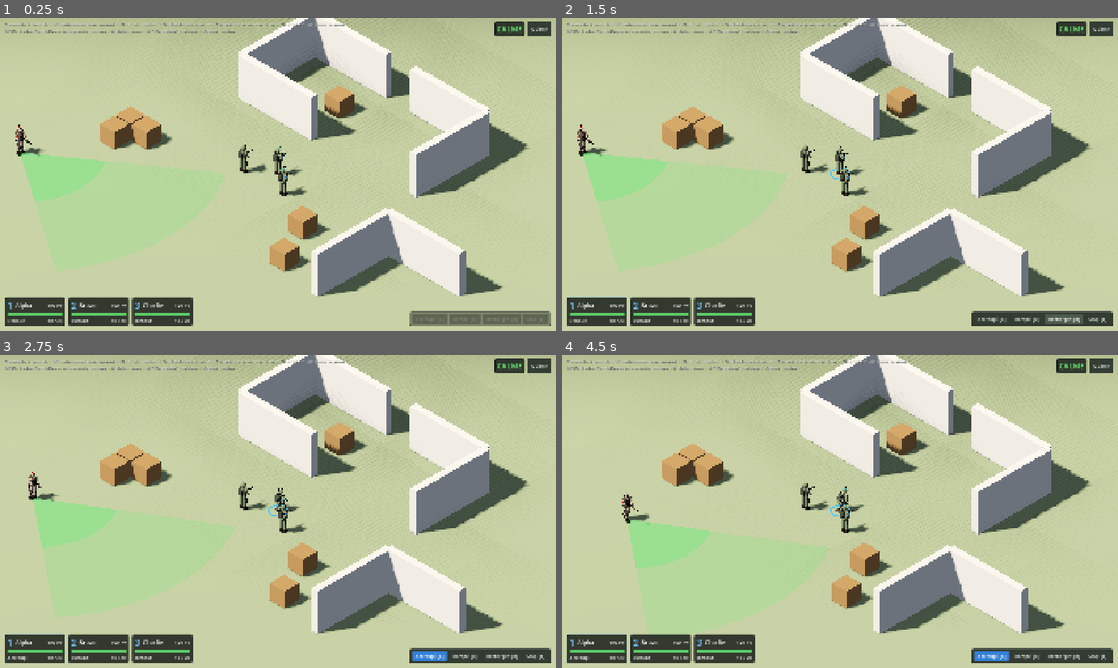
Above: before the commit, frames 1-4 (two rows, left to right).
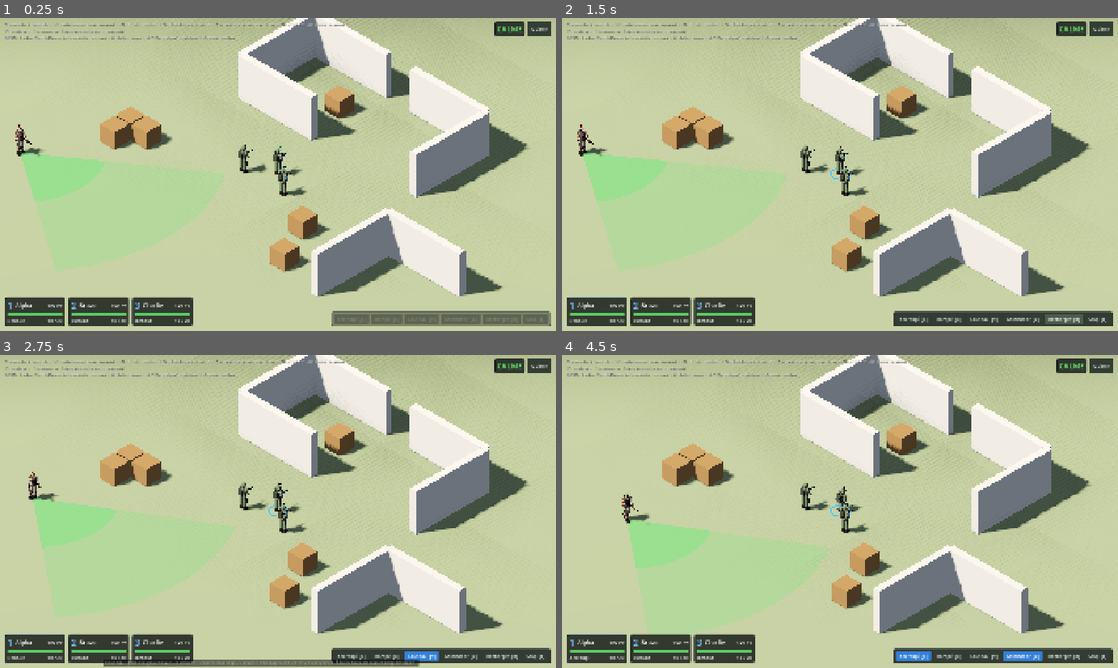
Above: after the commit, the same moments.

Repository: HackTechDev/Commando
Game: Godot game, scene res://scenes/levels/sandbox/sandbox.tscn
The game is run twice, just before and just after one commit, with the same random seed, the same clock (stepped at 60 frames per second) and the same inputs.
Inputs (mouse positions are in pixels of both pictures, inside the frame that each line leads up to):
- Up to frame 1 (0.25 s): no input
- Up to frame 2 (1.5 s): tap Enter at 0.5 s; drag from (595, 312) to (895, 105) at 0.52 s; click "Recharger [R]" at 1.25 s
- Up to frame 3 (2.75 s): click (422, 655) at 2 s, where only the run after the commit has a clickable "Couteau [V]"
- Up to frame 4 (4.5 s): click "Stop [F]" at 2.75 s; click (1023, 655) at 3.5 s, where only the run after the commit has a clickable "Assommer [B]"; click "Accroupi [C]" at 4.25 s

The runs differ from the first frame. In frame 1, 1.1% of the frame differs, in the area x 0-81%, y 3-99%; in frame 2, 1.2%; in frame 3, 2.4%, in the area x 0-86%, y 3-100%; in frame 4, 1.5%.

Commit message:
Élimination silencieuse : couteau et assommer
Action ciblée (V / B ou boutons) puis clic gauche sur un ennemi :
l'opérateur sélectionné le plus proche s'approche et frappe. Le couteau
tue sans alerte ; assommer met l'ennemi au sol 25 s, puis il se réveille
en alerte. Animation de frappe, état STUNNED côté ennemi, et une unité
retirée de la scène quitte désormais la sélection.

Co-Authored-By: Claude Opus 5.5 <noreply@anthropic.com>

Diff:
--- a/project.godot
+++ b/project.godot
@@ -104,6 +104,16 @@
 "events": [Object(InputEventKey,"resource_local_to_scene":false,"resource_name":"","device":-1,"window_id":0,"alt_press …(190 unchanged characters)…
 ]
 }
+action_knife={
+"deadzone": 0.5,
+"events": [Object(InputEventKey,"resource_local_to_scene":false,"resource_name":"","device":-1,"window_id":0,"alt_pressed":false,"shift_pressed":false,"ctrl_pressed":false,"meta_pressed":false,"pressed":false,"keycode":0,"physical_keycode":86,"key_label":0,"unicode":0,"location":0,"echo":false,"script":null)
+]
+}
+action_knockout={
+"deadzone": 0.5,
+"events": [Object(InputEventKey,"resource_local_to_scene":false,"resource_name":"","device":-1,"window_id":0,"alt_pressed":false,"shift_pressed":false,"ctrl_pressed":false,"meta_pressed":false,"pressed":false,"keycode":0,"physical_keycode":66,"key_label":0,"unicode":0,"location":0,"echo":false,"script":null)
+]
+}
 reload={
 "deadzone": 0.5,
 "events": [Object(InputEventKey,"resource_local_to_scene":false,"resource_name":"","device":-1,"window_id":0,"alt_press …(190 unchanged characters)…
--- a/scenes/ui/hud.tscn
+++ b/scenes/ui/hud.tscn
@@ -25,10 +25,11 @@
 offset_left = 16.0
 offset_top = 12.0
 offset_right = 900.0
-offset_bottom = 80.0
+offset_bottom = 100.0
 theme_override_colors/font_shadow_color = Color(0, 0, 0, 0.8)
 theme_override_font_sizes/font_size = 14
 text = "Clic gauche / rectangle / 1-3 : sélectionner (Maj : ajouter)  •  Clic droit : marcher  •  Double clic droit : courir  •  Clic droit sur un ennemi : tirer  •  Clic droit sur une caisse : grimper
+V : couteau  •  B : assommer  (puis clic gauche sur un ennemi)
 ZQSD / flèches / bord d'écran / clic molette : caméra  •  Molette : zoom  •  A / E (maintenir) : rotation  •  Origine : centrer"
 
 [node name="TopRight" type="HBoxContainer" parent="PlayerController"]
@@ -111,6 +112,22 @@
 toggle_mode = true
 text = "Rampé  [X]"
 
+[node name="Knife" type="Button" parent="PlayerController/ActionBar/Buttons"]
+unique_name_in_owner = true
+layout_mode = 2
+focus_mode = 0
+tooltip_text = "Couteau : puis clic gauche sur un ennemi. L'opérateur le plus proche s'en approche et le tue sans bruit. À faire hors de son champ de vision."
+toggle_mode = true
+text = "Couteau  [V]"
+
+[node name="Knockout" type="Button" parent="PlayerController/ActionBar/Buttons"]
+unique_name_in_owner = true
+layout_mode = 2
+focus_mode = 0
+tooltip_text = "Assommer : puis clic gauche sur un ennemi. Il reste inconscient 25 s, puis se réveille et donne l'alerte."
+toggle_mode = true
+text = "Assommer  [B]"
+
 [node name="Reload" type="Button" parent="PlayerController/ActionBar/Buttons"]
 unique_name_in_owner = true
 layout_mode = 2
--- a/scripts/autoload/selection_manager.gd
+++ b/scripts/autoload/selection_manager.gd
@@ -53,6 +53,18 @@
 		unit.attack(enemy, run)
 
 
+## Confie l'élimination au corps à corps de `enemy` à l'unité sélectionnée
+## la plus proche qui peut s'en charger. Renvoie faux si aucune ne le peut.
+func order_melee(enemy: Enemy, kind: Commando.MeleeKind, run: bool = false) -> bool:
+	var candidates: Array[Commando] = selected.duplicate()
+	candidates.sort_custom(func(a: Commando, b: Commando) -> bool:
+		return a.global_position.distance_squared_to(enemy.global_position) < b.global_position.distance_squared_to(enemy.global_position))
+	for unit in candidates:
+		if unit.melee(enemy, kind, run):
+			return true
+	return false
+
+
 ## Fait grimper une unité sélectionnée sur `target` ; les autres unités au
 ## sol se regroupent autour.
 func order_climb(target: Climbable, run: bool) -> void:
--- a/scripts/enemies/enemy.gd
+++ b/scripts/enemies/enemy.gd
@@ -8,9 +8,11 @@
 ## - SUSPICIOUS : la jauge de détection monte, il s'arrête et regarde la cible ;
 ## - ALERT : cible repérée. Il la poursuit jusqu'à portée de tir et tire tant
 ##   qu'il la voit ; s'il la perd, il court à sa dernière position connue,
-##   y attend `alert_memory` secondes, puis reprend sa patrouille.
-
-enum State { PATROL, SUSPICIOUS, ALERT }
+##   y attend `alert_memory` secondes, puis reprend sa patrouille ;
+## - STUNNED : assommé, au sol, aveugle, pendant `stun_duration` secondes. Au
+##   réveil, il passe en alerte sur place, puis reprend sa patrouille.
+
+enum State { PATROL, SUSPICIOUS, ALERT, STUNNED }
 
 signal state_changed(state: State)
 
@@ -22,6 +24,12 @@
 ## considérée comme bloquée et fait un pas de côté.
 const BLOCKED_RATIO := 0.4
 const SIDESTEP_RATIO := 0.7
+## Couche physique d'un ennemi actif (« Ennemis ») et d'un ennemi assommé
+## (« Interactables ») : assommé, il ne bloque plus le passage mais reste ciblable.
+const LAYER_ACTIVE := 0b1000
+const LAYER_DOWN := 0b10000
+const GAUGE_HEIGHT := 2.3
+const GAUGE_HEIGHT_DOWN := 1.0
 
 var state: State = State.PATROL
 var is_dead: bool = false
@@ -36,6 +44,7 @@
 var _memory_left: float = 0.0
 var _chase_arrived: bool = false
 var _fire_cooldown: float = 0.0
+var _stun_left: float = 0.0
 var _vertical_velocity: float = 0.0
 var _wants_to_move: bool = false
 var _desired_velocity: Vector3
@@ -45,6 +54,7 @@
 @onready var _model: SoldierModel = $SoldierModel
 @onready var _vision: VisionComponent = $VisionComponent
 @onready var _gauge: Node3D = $Gauge
+@onready var _gauge_back: MeshInstance3D = $Gauge/Back
 @onready var _gauge_fill: MeshInstance3D = $Gauge/Fill
 @onready var _mark: Label3D = $Gauge/Mark
 @onready var health: HealthComponent = $HealthComponent
@@ -64,6 +74,11 @@
 
 func _physics_process(delta: float) -> void:
 	if is_dead:
+		return
+	if state == State.STUNNED:
+		_stun_left -= delta
+		if _stun_left <= 0.0:
+			_wake_up()
 		return
 	_update_detection(delta)
 	_update_state()
@@ -111,13 +126,64 @@
 	if is_dead:
 		return
 	health.take_damage(amount)
-	if is_dead:
+	# Un soldat inconscient ne réagit pas.
+	if is_dead or state == State.STUNNED:
 		return
 	detection = 1.0
 	if _target == null:
 		_last_seen = from
 		_memory_left = stats.alert_memory
 		_chase_arrived = false
+
+
+## Vrai si l'ennemi est assommé.
+func is_stunned() -> bool:
+	return state == State.STUNNED
+
+
+## Élimination silencieuse (couteau) : mort immédiate, sans alerte.
+func kill_silently() -> void:
+	if is_dead:
+		return
+	health.take_damage(health.health)
+
+
+## Assomme l'ennemi : il tombe et reste inconscient `stun_duration` secondes.
+## Assommer un ennemi déjà inconscient prolonge sa perte de connaissance.
+func knock_out() -> void:
+	if is_dead:
+		return
+	_stun_left = stats.stun_duration
+	if state == State.STUNNED:
+		return
+	state = State.STUNNED
+	detection = 0.0
+	_target = null
+	velocity = Vector3.ZERO
+	collision_layer = LAYER_DOWN
+	_agent.avoidance_enabled = false
+	_model.is_dead = true
+	_model.move_ratio = 0.0
+	_vision.visible = false
+	_vision.set_physics_process(false)
+	_update_feedback()
+	state_changed.emit(state)
+	GameState.refresh_alert()
+
+
+## Fin de la perte de connaissance : il se relève et donne l'alerte sur place.
+func _wake_up() -> void:
+	collision_layer = LAYER_ACTIVE
+	_agent.avoidance_enabled = true
+	_model.is_dead = false
+	_vision.visible = true
+	_vision.set_physics_process(true)
+	state = State.PATROL
+	detection = 1.0
+	_last_seen = global_position
+	_memory_left = stats.alert_memory
+	_update_state()
+	_update_feedback()
 
 
 func _on_died() -> void:
@@ -278,6 +344,17 @@
 
 
 func _update_feedback() -> void:
+	if state == State.STUNNED:
+		_gauge.visible = true
+		_gauge.position.y = GAUGE_HEIGHT_DOWN
+		_gauge_back.visible = false
+		_gauge_fill.visible = false
+		_mark.text = "z z"
+		_mark.modulate = Color(0.6, 0.8, 1.0)
+		return
+	_gauge.position.y = GAUGE_HEIGHT
+	_gauge_back.visible = true
+	_gauge_fill.visible = true
 	var color := _vision.calm_color
 	if state == State.ALERT:
 		color = _vision.alert_color
--- a/scripts/resources/enemy_stats.gd
+++ b/scripts/resources/enemy_stats.gd
@@ -28,5 +28,7 @@
 ## Probabilité de toucher à bout portant et à portée maximale.
 @export_range(0.0, 1.0) var hit_chance_near: float = 0.85
 @export_range(0.0, 1.0) var hit_chance_far: float = 0.35
+## Durée pendant laquelle un soldat assommé reste inconscient, en secondes.
+@export var stun_duration: float = 25.0
 ## Rayon du bruit d'un coup de feu.
 @export var gunshot_noise_radius: float = 30.0
--- a/scripts/resources/unit_stats.gd
+++ b/scripts/resources/unit_stats.gd
@@ -12,6 +12,12 @@
 @export var climb_time: float = 1.4
 ## Durée pour en redescendre, en secondes.
 @export var descend_time: float = 1.0
+
+@export_group("Corps à corps")
+## Durée d'une attaque au couteau ou d'un coup pour assommer, en secondes.
+@export var melee_time: float = 0.6
+## Rayon du bruit d'une élimination au corps à corps.
+@export var melee_noise_radius: float = 1.5
 
 @export_group("Arme")
 ## Portée de tir maximale.
--- a/scripts/ui/hud.gd
+++ b/scripts/ui/hud.gd
@@ -8,9 +8,12 @@
 @onready var _action_bar: Control = %ActionBar
 @onready var _crouch: Button = %Crouch
 @onready var _prone: Button = %Prone
+@onready var _knife: Button = %Knife
+@onready var _knockout: Button = %Knockout
 @onready var _reload: Button = %Reload
 @onready var _stop: Button = %Stop
 @onready var _quit: Button = %Quit
+@onready var _controller: PlayerController = $PlayerController
 
 
 func _ready() -> void:
@@ -27,6 +30,9 @@
 
 	_crouch.pressed.connect(func() -> void: SelectionManager.toggle_posture(SoldierModel.Posture.CROUCHED))
 	_prone.pressed.connect(func() -> void: SelectionManager.toggle_posture(SoldierModel.Posture.PRONE))
+	_knife.pressed.connect(_controller.toggle_pending_action.bind(PlayerController.ACTION_KNIFE))
+	_knockout.pressed.connect(_controller.toggle_pending_action.bind(PlayerController.ACTION_KNOCKOUT))
+	_controller.pending_action_changed.connect(func(_action: StringName) -> void: _refresh_actions())
 	_reload.pressed.connect(SelectionManager.reload)
 	_stop.pressed.connect(SelectionManager.stop)
 	_quit.pressed.connect(func() -> void: get_tree().quit())
@@ -38,8 +44,10 @@
 func _refresh_actions() -> void:
 	var selected := SelectionManager.selected
 	var empty := selected.is_empty()
-	for button: Button in [_crouch, _prone, _reload, _stop]:
+	for button: Button in [_crouch, _prone, _knife, _knockout, _reload, _stop]:
 		button.disabled = empty
 	_action_bar.modulate.a = 0.5 if empty else 1.0
 	_crouch.set_pressed_no_signal(not empty and selected.all(func(unit: Commando) -> bool: return unit.posture == SoldierModel.Posture.CROUCHED))
 	_prone.set_pressed_no_signal(not empty and selected.all(func(unit: Commando) -> bool: return unit.posture == SoldierModel.Posture.PRONE))
+	_knife.set_pressed_no_signal(_controller.pending_action == PlayerController.ACTION_KNIFE)
+	_knockout.set_pressed_no_signal(_controller.pending_action == PlayerController.ACTION_KNOCKOUT)
--- a/scripts/ui/player_controller.gd
+++ b/scripts/ui/player_controller.gd
@@ -2,12 +2,23 @@
 extends Control
 ## Entrées du joueur : sélection (clic, rectangle, touches), ordres de
 ## déplacement, d'attaque et postures. Dessine aussi le rectangle de sélection.
+##
+## Actions ciblées (couteau, assommer) : la touche ou le bouton arme l'action,
+## puis un clic gauche sur un ennemi la confie à l'opérateur sélectionné le plus
+## proche. Un clic droit, ou un clic ailleurs que sur un ennemi, l'annule.
+
+signal pending_action_changed(action: StringName)
+
+const ACTION_NONE := &""
+const ACTION_KNIFE := &"knife"
+const ACTION_KNOCKOUT := &"knockout"
 
 const DRAG_THRESHOLD := 6.0
 const RAY_LENGTH := 500.0
 const MASK_GROUND := 0b011
 const MASK_COMMANDOS := 0b100
-const MASK_ENEMIES := 0b1000
+## Ennemis actifs (couche 4) et assommés (couche 5).
+const MASK_ENEMIES := 0b11000
 
 @export var box_fill := Color(0.2, 0.6, 1.0, 0.15)
 @export var box_border := Color(0.3, 0.7, 1.0, 0.9)
@@ -15,12 +26,51 @@
 @export var marker_color := Color(0.3, 0.9, 0.4)
 @export var marker_run_color := Color(1.0, 0.75, 0.2)
 @export var marker_attack_color := Color(1.0, 0.25, 0.2)
+@export var marker_melee_color := Color(0.75, 0.4, 1.0)
+
+## Action ciblée en attente d'un clic sur un ennemi (`ACTION_NONE` sinon).
+var pending_action: StringName = ACTION_NONE
 
 var _dragging: bool = false
 var _drag_start: Vector2
 var _drag_end: Vector2
 
+
+func _ready() -> void:
+	SelectionManager.selection_changed.connect(func(units: Array[Commando]) -> void:
+		if units.is_empty():
+			cancel_pending_action())
+
+
+## Arme l'action ciblée `action`, ou la désarme si elle l'était déjà.
+func toggle_pending_action(action: StringName) -> void:
+	if action == pending_action or SelectionManager.selected.is_empty():
+		cancel_pending_action()
+		return
+	pending_action = action
+	Input.set_default_cursor_shape(Input.CURSOR_CROSS)
+	pending_action_changed.emit(pending_action)
+
+
+## Désarme l'action ciblée en cours.
+func cancel_pending_action() -> void:
+	if pending_action == ACTION_NONE:
+		return
+	pending_action = ACTION_NONE
+	Input.set_default_cursor_shape(Input.CURSOR_ARROW)
+	pending_action_changed.emit(pending_action)
+
+
 func _unhandled_input(event: InputEvent) -> void:
+	if pending_action != ACTION_NONE and event is InputEventMouseButton:
+		if event.is_action_pressed(&"select"):
+			_use_pending_action((event as InputEventMouseButton).position)
+			get_viewport().set_input_as_handled()
+			return
+		if event.is_action_pressed(&"order"):
+			cancel_pending_action()
+			get_viewport().set_input_as_handled()
+			return
 	if event is InputEventMouseButton:
 		var button := event as InputEventMouseButton
 		if event.is_action_pressed(&"select"):
@@ -40,6 +90,10 @@
 		SelectionManager.toggle_posture(SoldierModel.Posture.CROUCHED)
 	elif event.is_action_pressed(&"posture_prone"):
 		SelectionManager.toggle_posture(SoldierModel.Posture.PRONE)
+	elif event.is_action_pressed(&"action_knife"):
+		toggle_pending_action(ACTION_KNIFE)
+	elif event.is_action_pressed(&"action_knockout"):
+		toggle_pending_action(ACTION_KNOCKOUT)
 	elif event.is_action_pressed(&"reload"):
 		SelectionManager.reload()
 	elif event.is_action_pressed(&"stop"):
@@ -116,6 +170,16 @@
 	target.y = 0.0
 	SelectionManager.order_move(target, run)
 	_spawn_marker(target, marker_run_color if run else marker_color)
+
+
+func _use_pending_action(screen_position: Vector2) -> void:
+	var hit := _raycast(screen_position, MASK_ENEMIES)
+	if hit.has("collider") and hit["collider"] is Enemy:
+		var enemy := hit["collider"] as Enemy
+		var kind := Commando.MeleeKind.KNIFE if pending_action == ACTION_KNIFE else Commando.MeleeKind.KNOCKOUT
+		if SelectionManager.order_melee(enemy, kind):
+			_spawn_marker(enemy.global_position, marker_melee_color)
+	cancel_pending_action()
 
 
 func _focus_camera() -> void:
--- a/scripts/units/commando.gd
+++ b/scripts/units/commando.gd
@@ -5,7 +5,15 @@
 signal selected_changed(is_selected: bool)
 signal posture_changed(posture: SoldierModel.Posture)
 
+enum MeleeKind { KNIFE, KNOCKOUT }
+
 const MASK_OCCLUDERS := 0b10
+## Distance (entre centres) à partir de laquelle une attaque au corps à corps est possible.
+const MELEE_RANGE := 1.3
+## Instant de l'attaque (0 à 1) où le coup porte.
+const STRIKE_HIT_TIME := 0.45
+## Marge tolérée si la cible s'éloigne pendant l'élan.
+const STRIKE_REACH_MARGIN := 0.4
 ## Évitement : en dessous de cette part de la vitesse voulue, l'unité est
 ## considérée comme bloquée et fait un pas de côté.
 const BLOCKED_RATIO := 0.4
@@ -49,6 +57,12 @@
 var _fire_cooldown: float = 0.0
 var _reload_left: float = 0.0
 var _climb_target: Climbable
+var _melee_target: Enemy
+var _melee_kind: MeleeKind = MeleeKind.KNIFE
+var _strike_target: Enemy
+var _strike_kind: MeleeKind = MeleeKind.KNIFE
+var _strike_left: float = 0.0
+var _strike_landed: bool = false
 var _climb_point: Vector3
 var _hopping: bool = false
 var _vertical_velocity: float = 0.0
@@ -73,6 +87,11 @@
 	_agent.velocity_computed.connect(_apply_velocity)
 
 
+func _exit_tree() -> void:
+	# Une unité retirée de la scène (changement de niveau…) quitte la sélection.
+	SelectionManager.remove(self)
+
+
 func _physics_process(delta: float) -> void:
 	_update_reload(delta)
 	if _hopping:
@@ -80,10 +99,14 @@
 	var horizontal := Vector3.ZERO
 	if is_dead:
 		pass
+	elif _strike_left > 0.0:
+		_update_strike(delta)
 	elif _climb_target:
 		horizontal = _approach_climb()
 		if horizontal != Vector3.ZERO:
 			_face(horizontal, delta)
+	elif _melee_target:
+		horizontal = _approach_melee(delta)
 	elif _attack_target:
 		horizontal = _attack(delta)
 	elif _has_order:
@@ -147,6 +170,7 @@
 	if is_dead or _hopping:
 		return
 	_climb_target = null
+	_melee_target = null
 	if perched_on:
 		_descend(target, move_to.bind(target, run))
 		return
@@ -163,6 +187,7 @@
 	if is_dead or _hopping or enemy == null or enemy.is_dead or not has_ammo():
 		return
 	_climb_target = null
+	_melee_target = null
 	_has_order = false
 	_running = run
 	_attack_target = enemy
@@ -191,6 +216,7 @@
 		return false
 	_has_order = false
 	_attack_target = null
+	_melee_target = null
 	_running = run
 	_climb_target = target
 	_climb_point = access["point"]
@@ -216,11 +242,36 @@
 	EventBus.unit_ammo_changed.emit(self)
 
 
-## Arrête le déplacement et l'attaque en cours.
+## Ordonne d'éliminer `enemy` au corps à corps : l'unité s'en approche (à la
+## vitesse de sa posture), puis frappe. Au couteau, l'ennemi est tué ; sinon il
+## est assommé. Renvoie faux si l'ordre est impossible.
+func melee(enemy: Enemy, kind: MeleeKind, run: bool = false) -> bool:
+	if is_dead or _hopping or enemy == null or enemy.is_dead:
+		return false
+	if kind == MeleeKind.KNOCKOUT and enemy.is_stunned():
+		return false
+	if perched_on:
+		return _descend(enemy.global_position, melee.bind(enemy, kind, run))
+	_has_order = false
+	_attack_target = null
+	_climb_target = null
+	_running = run
+	_melee_target = enemy
+	_melee_kind = kind
+	return true
+
+
+## Vrai pendant une attaque au corps à corps (élan et coup).
+func is_striking() -> bool:
+	return _strike_left > 0.0
+
+
+## Arrête le déplacement et l'attaque en cours (un coup déjà lancé va à son terme).
 func stop() -> void:
 	_has_order = false
 	_attack_target = null
 	_climb_target = null
+	_melee_target = null
 
 
 ## Bascule entre `new_posture` et debout.
@@ -374,6 +425,67 @@
 			done.call())
 
 
+## Approche de la cible du corps à corps ; frappe dès qu'elle est à portée.
+func _approach_melee(delta: float) -> Vector3:
+	var enemy := _melee_target
+	if not is_instance_valid(enemy) or enemy.is_dead or (_melee_kind == MeleeKind.KNOCKOUT and enemy.is_stunned()):
+		_melee_target = null
+		return Vector3.ZERO
+	var to_enemy := enemy.global_position - global_position
+	to_enemy.y = 0.0
+	if to_enemy.length() <= MELEE_RANGE:
+		_melee_target = null
+		_start_strike(enemy, _melee_kind)
+		return Vector3.ZERO
+	if _agent.target_position.distance_to(enemy.global_position) > 0.3:
+		_agent.target_position = enemy.global_position
+	if _agent.is_navigation_finished():
+		return Vector3.ZERO
+	return _follow_path(delta)
+
+
+func _start_strike(enemy: Enemy, kind: MeleeKind) -> void:
+	_strike_target = enemy
+	_strike_kind = kind
+	_strike_left = stats.melee_time
+	_strike_landed = false
+	# On ne frappe pas allongé : l'opérateur se met à genoux.
+	if posture == SoldierModel.Posture.PRONE:
+		posture = SoldierModel.Posture.CROUCHED
+	_model.strike_with_knife = kind == MeleeKind.KNIFE
+	_model.strike_progress = 0.0
+
+
+func _update_strike(delta: float) -> void:
+	_strike_left = maxf(_strike_left - delta, 0.0)
+	var progress := 1.0 - _strike_left / stats.melee_time
+	_model.strike_progress = progress
+	if is_instance_valid(_strike_target):
+		_face(_strike_target.global_position - global_position, delta)
+	if not _strike_landed and progress >= STRIKE_HIT_TIME:
+		_strike_landed = true
+		_land_strike()
+	if _strike_left <= 0.0:
+		_model.strike_progress = -1.0
+		_strike_target = null
+
+
+func _land_strike() -> void:
+	var enemy := _strike_target
+	if not is_instance_valid(enemy) or enemy.is_dead:
+		return
+	var offset := enemy.global_position - global_position
+	offset.y = 0.0
+	if offset.length() > MELEE_RANGE + STRIKE_REACH_MARGIN:
+		return
+	match _strike_kind:
+		MeleeKind.KNIFE:
+			enemy.kill_silently()
+		MeleeKind.KNOCKOUT:
+			enemy.knock_out()
+	EventBus.noise_emitted.emit(global_position, stats.melee_noise_radius, &"melee")
+
+
 func _update_reload(delta: float) -> void:
 	if not is_reloading() or is_dead:
 		return
@@ -483,6 +595,9 @@
 	_has_order = false
 	_attack_target = null
 	_climb_target = null
+	_melee_target = null
+	_strike_left = 0.0
+	_model.strike_progress = -1.0
 	remove_from_group(&"commandos")
 	collision_layer = 0
 	_agent.avoidance_enabled = false
--- a/scripts/units/soldier_model.gd
+++ b/scripts/units/soldier_model.gd
@@ -9,7 +9,7 @@
 ## L'animation (marche, course, postures) est procédurale.
 
 enum Posture { STANDING, CROUCHED, PRONE }
-enum ArmPose { RIFLE, REACH, PUSH }
+enum ArmPose { RIFLE, REACH, PUSH, STRIKE }
 
 # Images clés de l'escalade, par paires (instant 0..1, valeur). Montée : élan,
 # mains sur le rebord, traction, passage d'une jambe, redressement.
@@ -53,6 +53,10 @@
 var climb_progress: float = -1.0
 ## Vrai pour l'animation de descente, faux pour la montée.
 var climb_descending: bool = false
+## Avancement d'une attaque au corps à corps (0 à 1) ; négatif hors attaque.
+var strike_progress: float = -1.0
+## Vrai si l'attaque se fait au couteau (lame visible), faux pour un coup de poing.
+var strike_with_knife: bool = false
 
 var _body: Node3D
 var _hips: Node3D
@@ -66,6 +70,7 @@
 var _rifle: Node3D
 var _rifle_hold: Transform3D
 var _rifle_slung: Transform3D
+var _knife: Node3D
 ## Pivots des bras : [épaule gauche, coude gauche, épaule droite, coude droit].
 var _arm_joints: Array[Node3D] = []
 ## Poses des bras (une rotation par pivot), indexées par `ArmPose`.
@@ -79,6 +84,7 @@
 var _m_skin: StandardMaterial3D
 var _m_team: StandardMaterial3D
 var _m_lens: StandardMaterial3D
+var _m_steel: StandardMaterial3D
 
 
 func _ready() -> void:
@@ -92,6 +98,7 @@
 	_m_team.emission = team_color
 	_m_team.emission_energy_multiplier = 0.4
 	_m_lens = _mat(Color(0.1, 0.5, 0.3), 0.15, 0.8)
+	_m_steel = _mat(Color(0.72, 0.74, 0.78), 0.25, 0.9)
 
 	_body = _pivot(self, Vector3.ZERO, "Body")
 	_hips = _pivot(_body, Vector3(0.0, HIP_HEIGHT, 0.0), "Hips")
@@ -118,6 +125,11 @@
 	var body_pitch := 0.0
 	var body_pos := Vector3.ZERO
 	var swing := 0.55 * minf(walk, 1.0) + 0.25 * maxf(walk - 1.0, 0.0)
+	# Attaque au corps à corps : élan vers l'avant, puis retour.
+	var strike := 0.0
+	if strike_progress >= 0.0 and not is_dead:
+		strike = sin(PI * clampf(strike_progress, 0.0, 1.0))
+	lean -= 0.35 * strike
 	match posture:
 		Posture.CROUCHED:
 			hips_y = 0.56
@@ -163,6 +175,13 @@
 	_rifle.transform = _rifle.transform.interpolate_with(_rifle_hold, blend)
 	for i in _arm_joints.size():
 		_arm_joints[i].quaternion = _arm_joints[i].quaternion.slerp(_arm_poses[ArmPose.RIFLE][i], blend)
+	_knife.visible = strike > 0.0 and strike_with_knife
+	if strike > 0.0:
+		# La main droite lâche la poignée : l'arme pend, les bras frappent.
+		_rifle.transform = _rifle_hold.interpolate_with(_rifle_slung, minf(strike * 1.5, 1.0))
+		for i in _arm_joints.size():
+			var rest: Quaternion = _arm_poses[ArmPose.RIFLE][i]
+			_arm_joints[i].quaternion = rest.slerp(_arm_poses[ArmPose.STRIKE][i], strike)
 	_head.rotation.y = lerp_angle(_head.rotation.y, sin(_time * 0.6) * 0.25 * (1.0 - minf(walk, 1.0)), blend)
 
 
@@ -335,6 +354,8 @@
 	_arm_poses[ArmPose.RIFLE] = _solve_arms(rifle.transform * Vector3(0.0, -0.02, -0.33), rifle.transform * Vector3(0.0, -0.05, 0.05))
 	_arm_poses[ArmPose.REACH] = _solve_arms(Vector3(-0.2, 0.5, -0.42), Vector3(0.2, 0.5, -0.42))
 	_arm_poses[ArmPose.PUSH] = _solve_arms(Vector3(-0.22, 0.05, -0.25), Vector3(0.22, 0.05, -0.25))
+	# Main gauche qui saisit la cible, main droite qui frappe vers l'avant.
+	_arm_poses[ArmPose.STRIKE] = _solve_arms(Vector3(-0.1, 0.42, -0.38), Vector3(0.08, 0.45, -0.56))
 	for i in _arm_joints.size():
 		_arm_joints[i].quaternion = _arm_poses[ArmPose.RIFLE][i]
 
@@ -357,6 +378,12 @@
 	_sphere(elbow, 0.058, Vector3(0.0, -FOREARM_LENGTH, 0.0), _m_gear)
 	_arm_joints.append(shoulder)
 	_arm_joints.append(elbow)
+	if side > 0.0:
+		# Couteau de combat dans la main droite, sorti seulement pour frapper.
+		_knife = _pivot(elbow, Vector3(0.0, -FOREARM_LENGTH - 0.03, 0.0), "Knife")
+		_box(_knife, Vector3(0.028, 0.09, 0.032), Vector3.ZERO, _m_gear)
+		_box(_knife, Vector3(0.012, 0.19, 0.03), Vector3(0.0, -0.13, 0.0), _m_steel)
+		_knife.visible = false
 
 
 ## Rotations [épaule gauche, coude gauche, épaule droite, coude droit] qui
Not shown, changed: CHANGELOG.md
Not shown, changed: DECISIONS.md
Not shown, changed: IMPROVEMENTS.md
